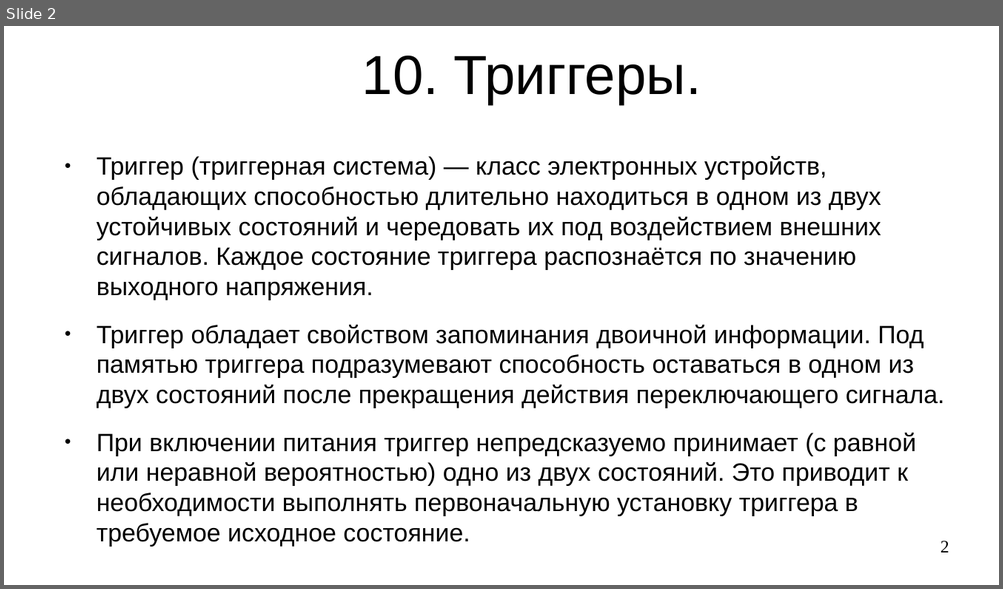
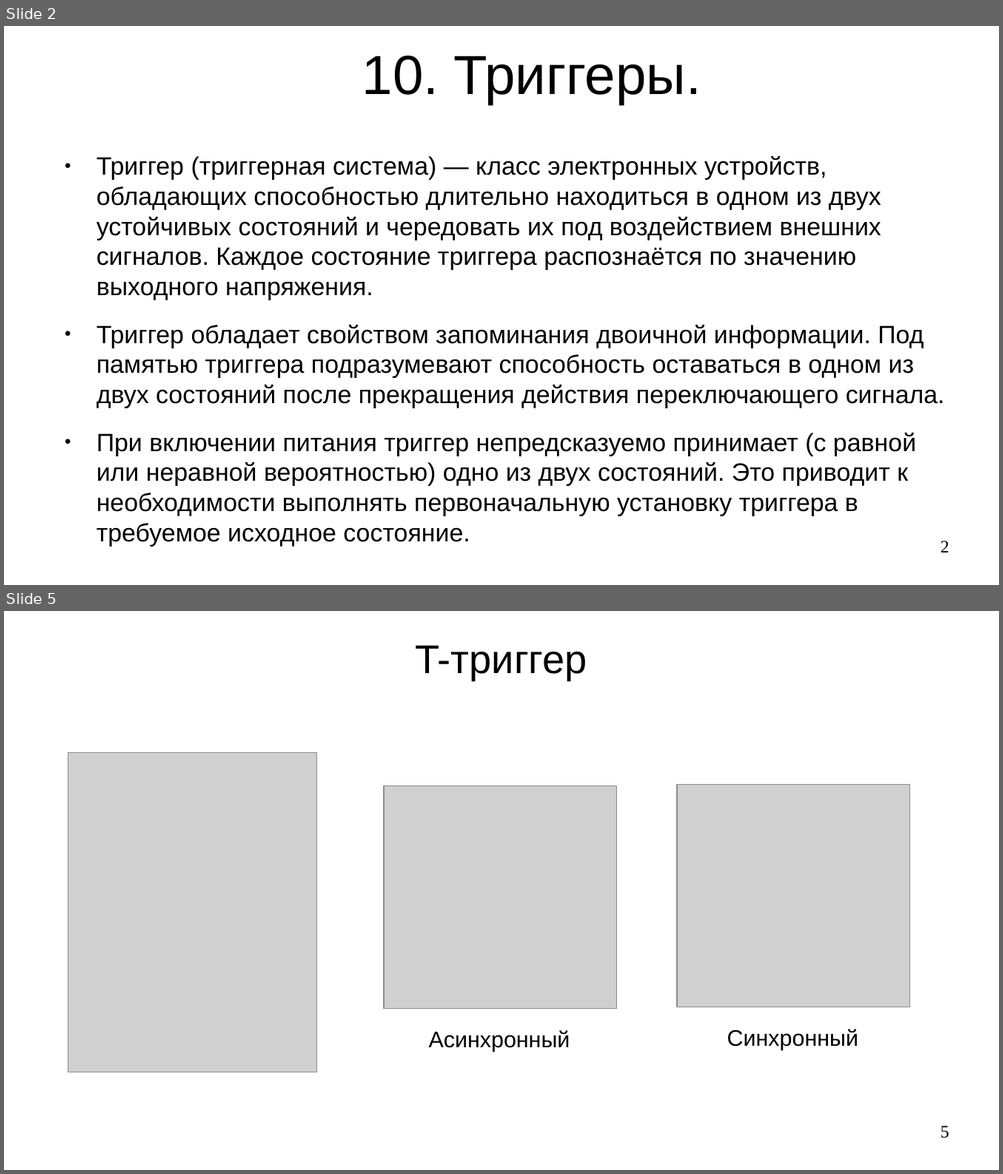
Before and after one commit to steelcraft/stud-lab, a slide deck: Лекции/СBDS01#L6.odp. Shown one above the other, each under a label of ours: slide 2 before the commit, slides 2 and 5 after it; the slides between them are not shown. The pictures are 1003x589 and 1003x1174 pixels, drawn with LibreOffice and Linux fonts; fonts in the diff are those of the drawing; grey boxes stand for pictures. Boxes give left, top, right and bottom in pixels: in the first picture for what was removed or moved away, otherwise in the second. Text is boxed around its words. In the diff, an @@ line names an element or a change of style, - is before the commit and + after.

```diff
--- a/Лекции/СBDS01#L6.odp
+++ b/Лекции/СBDS01#L6.odp
@@ slide 5 added at box(4, 611, 999, 1170), background #FFFFFF @@
@@ title added at box(415, 645, 587, 681), 32 pt, text #000000 @@
+T-триггер
@@ picture added at box(68, 752, 317, 1073) @@
@@ picture added at box(384, 786, 617, 1009) @@
@@ picture added at box(677, 784, 910, 1007) @@
@@ text added at box(429, 1031, 570, 1052), 18 pt, text #000000 @@
+Асинхронный
@@ text added at box(727, 1029, 858, 1051), 18 pt, text #000000 @@
+Синхронный
@@ page number added at box(940, 1126, 949, 1139), 14 pt, text #000000 @@
+5
```
Also in this commit, not shown: 3 other slides added, 5 slides removed, 1 other file.
